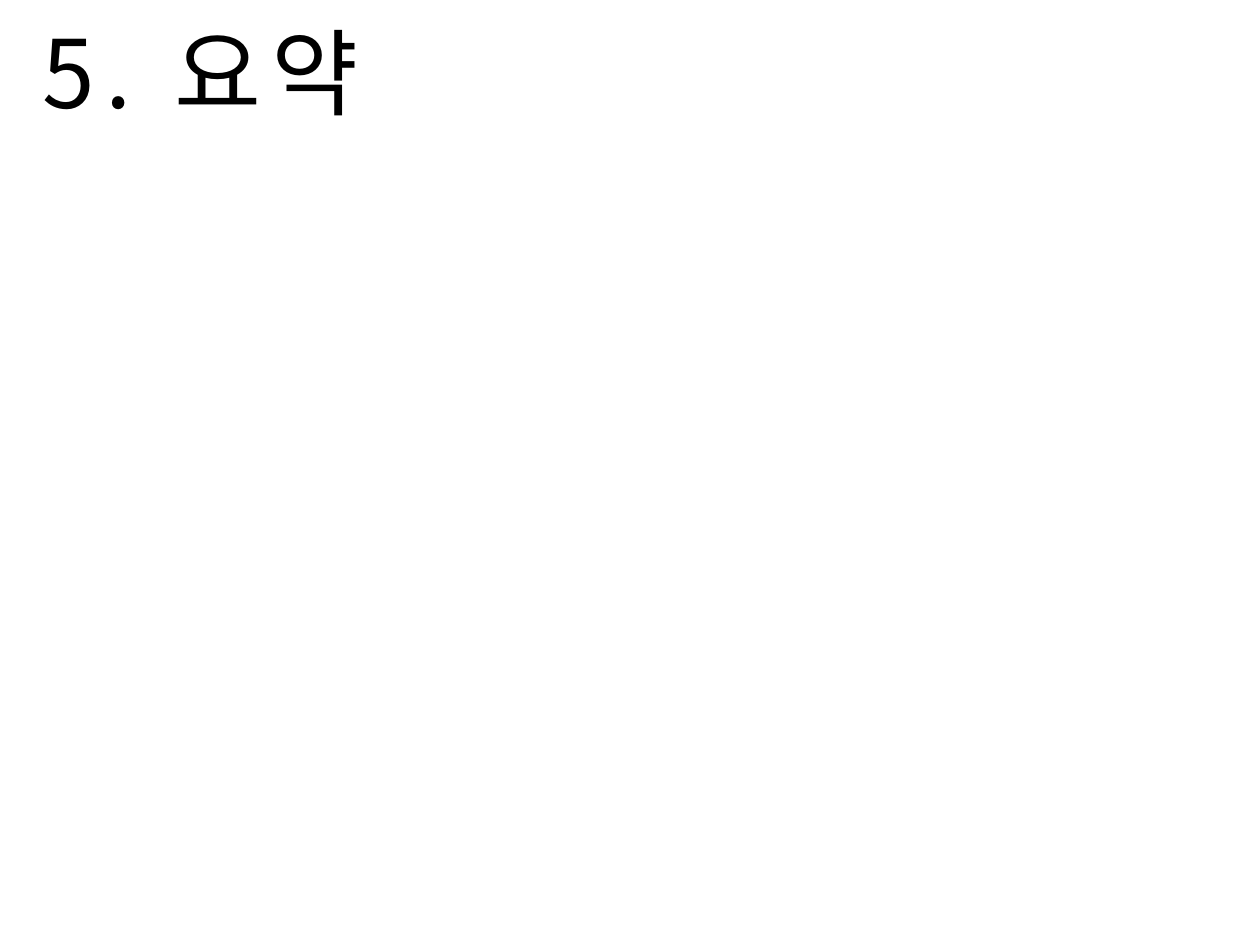
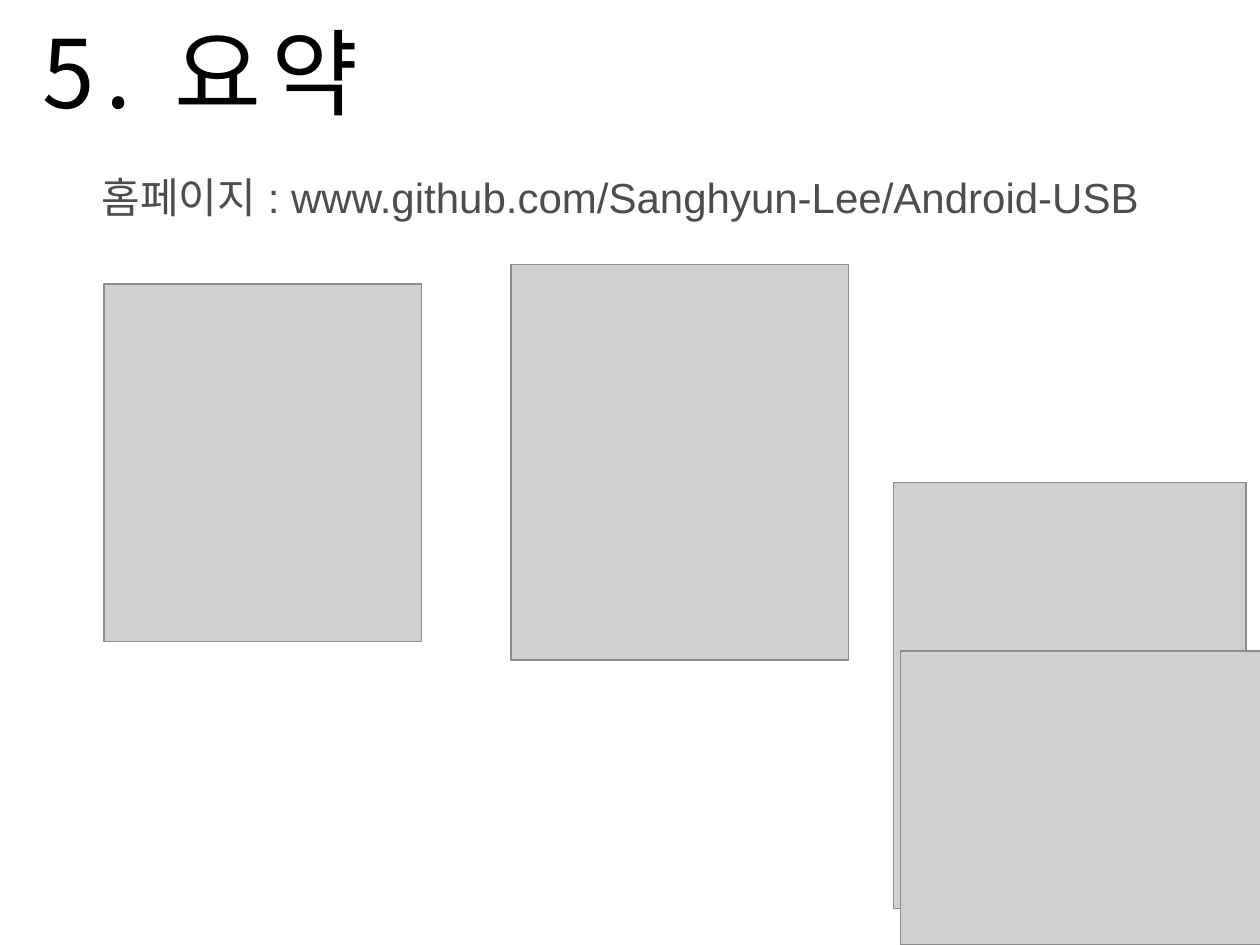
Before and after one commit to Sanghyun-Lee/Android-USB, a slide deck: slide 15 of Documents/presentation doc/Final Presentation/final-presentation.pptx. Drawn at 1260x945 pixels with LibreOffice and Linux fonts; fonts in the diff are those of the drawing; grey boxes stand for pictures; background and template pictures are left out. Boxes give left, top, right and bottom in pixels: in the first picture for what was removed or moved away, otherwise in the second. Text is boxed around its words. In the diff, an @@ line names an element or a change of style, - is before the commit and + after.

```diff
--- a/Documents/presentation doc/Final Presentation/final-presentation.pptx
+++ b/Documents/presentation doc/Final Presentation/final-presentation.pptx
@@ text added at box(102, 177, 1138, 221), 24 pt, text #4D4D4D @@
+홈페이지 : www.github.com/Sanghyun-Lee/Android-USB
@@ picture added at box(512, 265, 849, 660) @@
@@ picture added at box(105, 284, 422, 640) @@
@@ picture added at box(893, 483, 1246, 908) @@
@@ picture added at box(901, 651, 1260, 945) @@
```
Also in this commit, not shown: 3 other slides changed, 10 other files.
